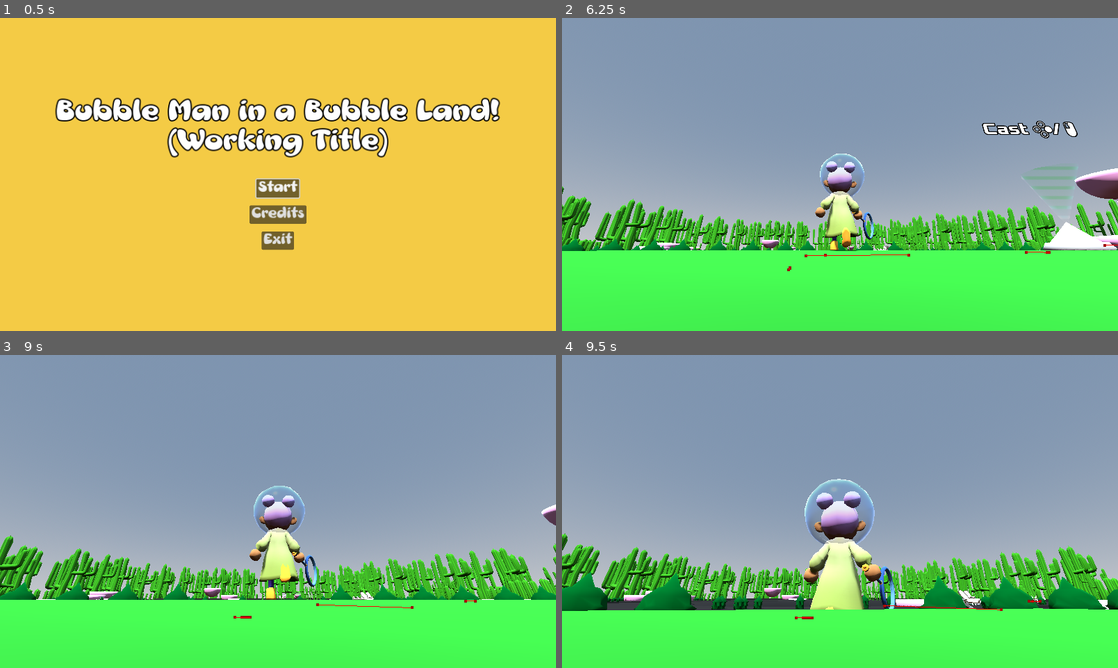
Above: before the commit, frames 1-4 (two rows, left to right).
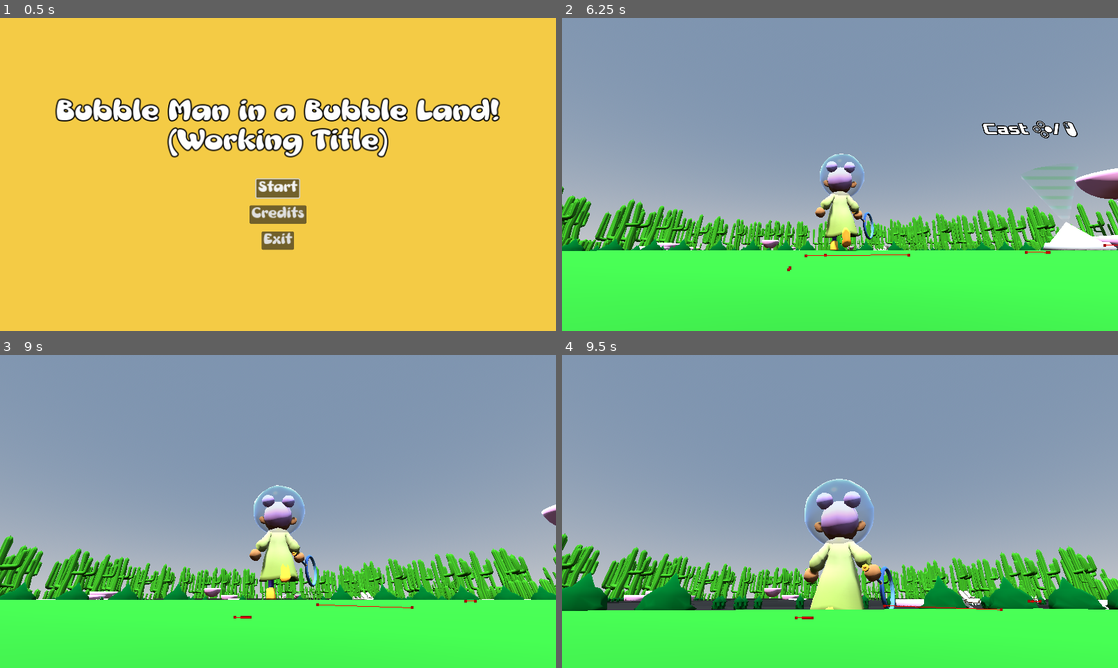
Above: after the commit, the same moments.

Repository: Gertkeno/GGJ2025
Game: Godot game, scene res://main_menu.tscn
Two runs of this game, one before a commit and one after it. Both use one fixed random seed, a clock stepped at 60 frames per second and the inputs below.
Inputs (mouse positions are in pixels of both pictures, inside the frame that each line leads up to):
- Up to frame 1 (0.5 s): no input
- Up to frame 2 (6.25 s): click "Start" at 0.5 s; move the mouse to (812, 237) at 1.27 s; press the mouse at (812, 237) at 1.28 s; hold Up (forward) 1.28-3.53 s; tap Space (jump) at 1.52, 2.27, 3.77, 4.52, 5.27 s; move the mouse to (878, 177) at 2.02 s; release the mouse at (878, 177) at 2.03 s; tap Shift (crouch) at 2.1, 3.6, 5.1 s; move the mouse to (795, 171) at 2.77 s; press the mouse at (795, 171) at 2.78 s; move the mouse to (845, 174) at 3.52 s; release the mouse at (845, 174) at 3.53 s; hold Left (left) 3.53-4.28 s; move the mouse to (817, 168) at 4.27 s; press the mouse at (817, 168) at 4.28 s; hold Up (forward) from 4.28 s (still down); move the mouse to (867, 174) at 5.02 s; release the mouse at (867, 174) at 5.03 s; move the mouse to (812, 174) at 5.77 s; press the mouse at (812, 174) at 5.78 s
- Up to frame 3 (9 s): move the mouse to (289, 505) at 6.52 s; release Up (forward) at 6.53 s; release the mouse at (289, 505) at 6.53 s; hold Right (right) 6.53-7.28 s; tap Shift (crouch) at 6.6, 8.1 s; tap Space (jump) at 6.77, 7.52, 8.27 s; move the mouse to (272, 517) at 7.27 s; press the mouse at (272, 517) at 7.28 s; hold Up (forward) from 7.28 s (still down); move the mouse to (316, 514) at 8.02 s; release the mouse at (316, 514) at 8.03 s; move the mouse to (233, 508) at 8.77 s; press the mouse at (233, 508) at 8.78 s
- Up to frame 4 (9.5 s): keep holding Up (forward)

Frame 1 is identical in both runs. In frame 2, less than 0.1% of the frame differs, in the area x 46-55%, y 43-58%; in frame 3, less than 0.1%; in frame 4, less than 0.1%, in the area x 4-60%, y 39-80%.

Commit message:
Change distortion from UV to VERTEX

Diff:
--- a/Bubble/Bubble.gdshader
+++ b/Bubble/Bubble.gdshader
@@ -53,7 +53,8 @@
 
 void vertex() {
 	// Called for every vertex the material is visible on.
-	vec3 time_displacement = NORMAL * calculate_distortion(UV);
+
+	vec3 time_displacement = NORMAL * calculate_distortion(VERTEX.xy);
 	vec3 ripple_displacement = NORMAL * calculate_ripple(NORMAL, TIME);
 	VERTEX += time_displacement + ripple_displacement;
 }
